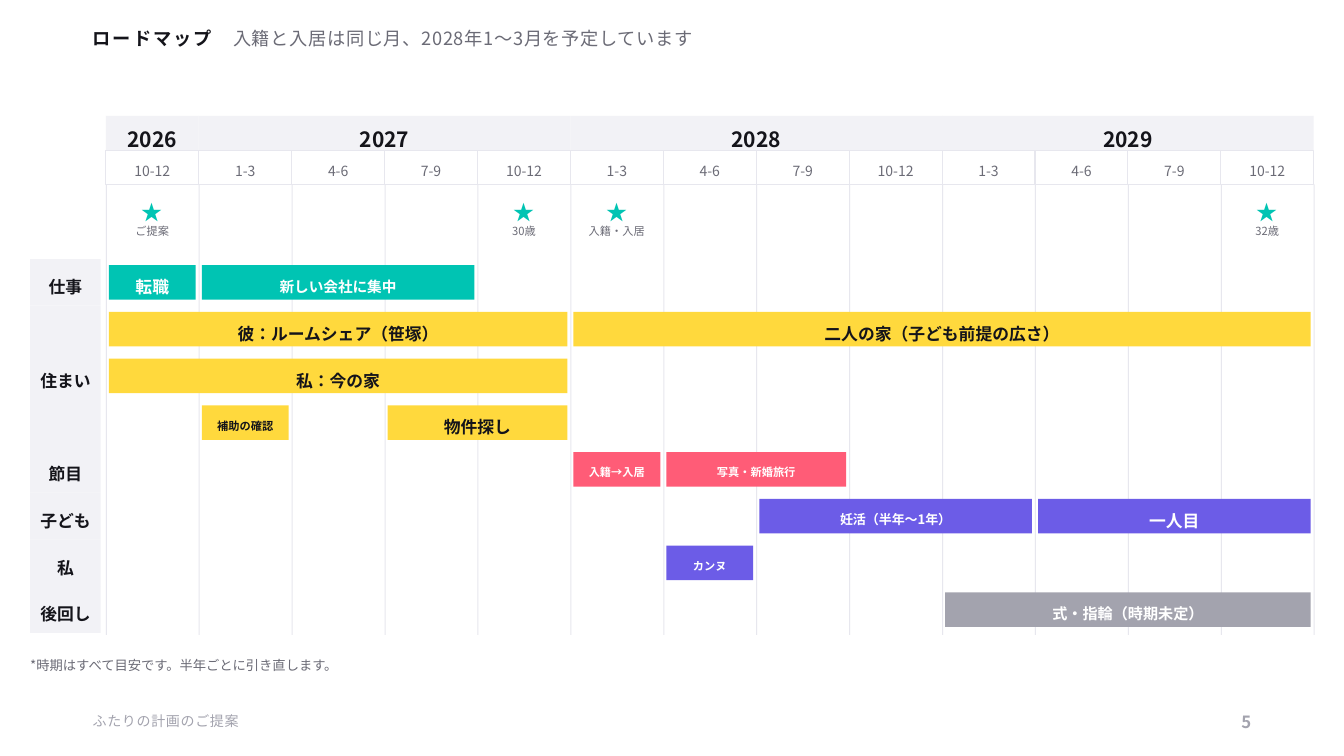
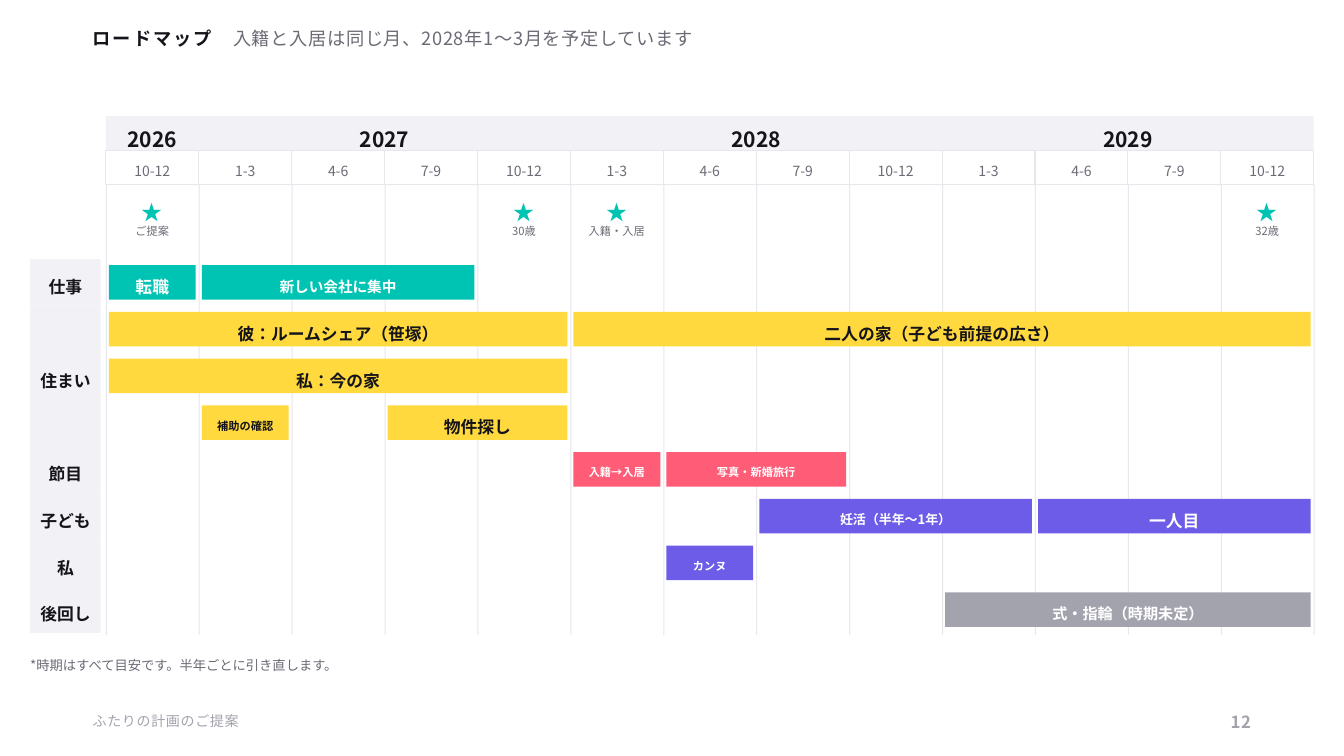
Before and after one commit to ayaka1933-glitch/portfolio, a slide deck: slide 12 of proposal/ふたりの計画のご提案.pptx (slide 5 before the commit). Drawn at 1344x756 pixels with LibreOffice and Linux fonts; fonts in the diff are those of the drawing. Boxes give left, top, right and bottom in pixels: in the first picture for what was removed or moved away, otherwise in the second. Text is boxed around its words. In the diff, an @@ line names an element or a change of style, - is before the commit and + after.

```diff
--- a/proposal/ふたりの計画のご提案.pptx
+++ b/proposal/ふたりの計画のご提案.pptx
@@ text at bbox=[1231, 715, 1251, 728]: text changed @@
-5
+12
```
Also in this commit, not shown: 8 other slides changed, 5 slides added, 4 other files.
